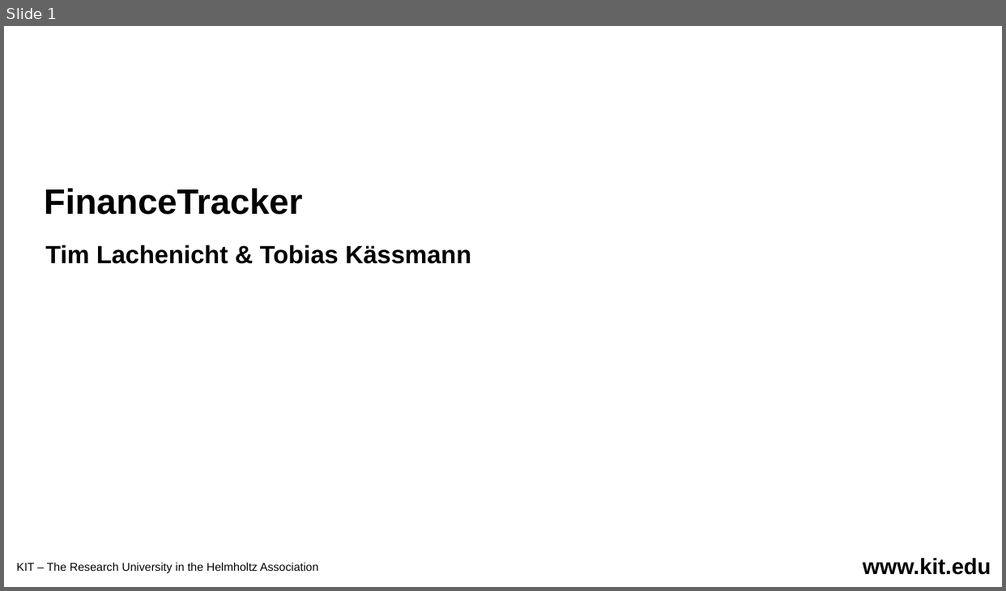
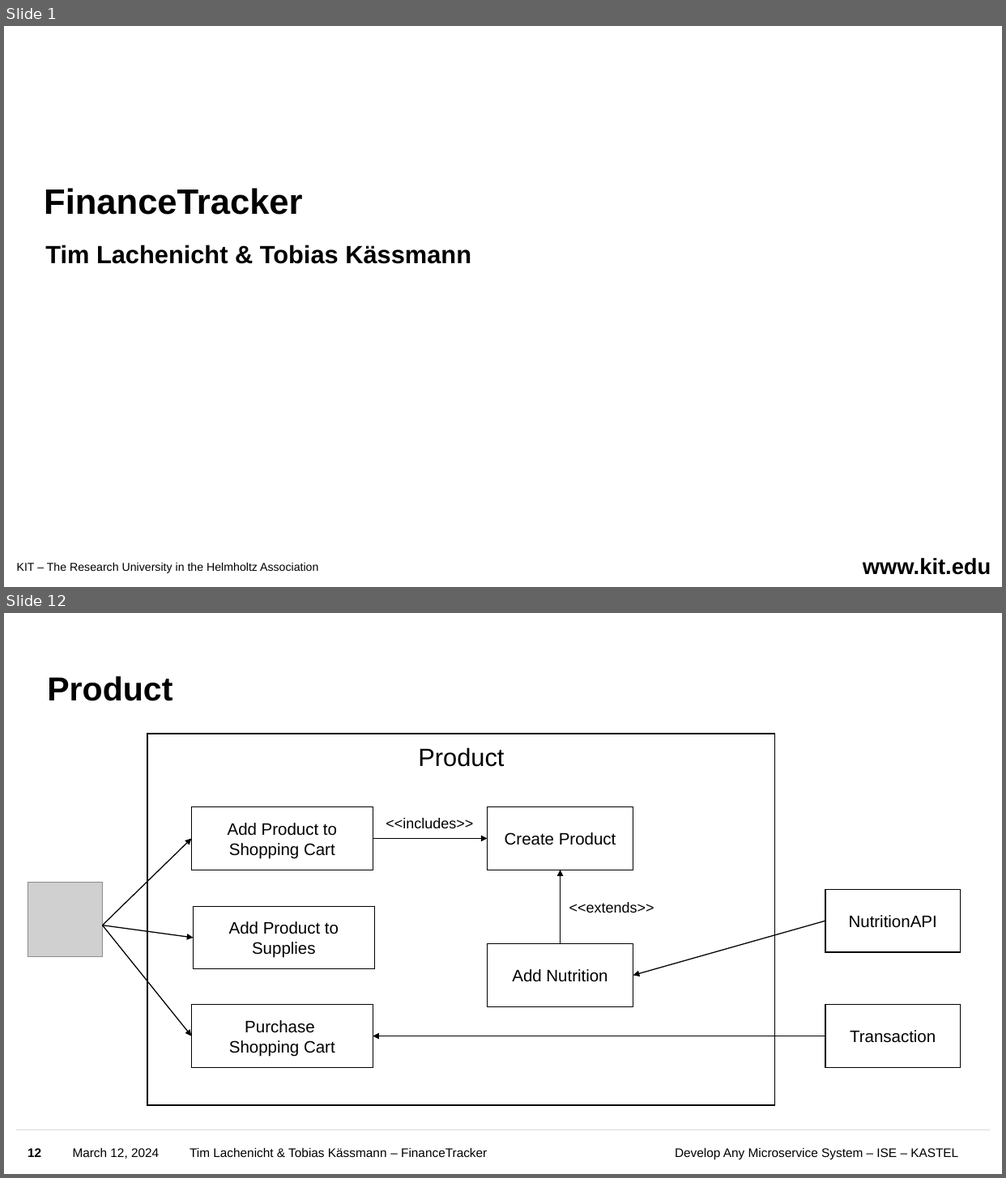
Before and after one commit to Uinyw/financetracker, a slide deck: Slides.pptx. Shown one above the other, each under a label of ours: slide 1 before the commit, slides 1 and 12 after it; the slides between them are not shown. The pictures are 1006x591 and 1006x1178 pixels, drawn with LibreOffice and Linux fonts; fonts in the diff are those of the drawing; grey boxes stand for pictures; background and template pictures are left out. Boxes give left, top, right and bottom in pixels: in the first picture for what was removed or moved away, otherwise in the second. Text is boxed around its words. In the diff, an @@ line names an element or a change of style, - is before the commit and + after.

```diff
--- a/Slides.pptx
+++ b/Slides.pptx
@@ slide 12 added at [4,613,1002,1174], background #FFFFFF @@
@@ title added at [47,676,172,701], 32 pt, text #000000, bold @@
+Product
@@ rectangle added at [147,734,775,1105], outline #000000 1 pt @@
@@ text added at [418,747,504,767], 24 pt, text #000000 @@
+Product
@@ rectangle added at [191,807,373,870], outline #000000 1 pt, 16 pt, text #000000 @@
+Add Product to Shopping Cart
@@ rectangle added at [488,807,633,870], outline #000000 1 pt, 16 pt, text #000000 @@
+Create Product
@@ text added at [386,818,473,828], 14 pt, text #000000 @@
+<<includes>>
@@ arrow added from (102, 925) to (191, 838), #000000 1 pt @@
@@ arrow added from (373, 838) to (488, 838), #000000 1 pt @@
@@ arrow added from (560, 944) to (560, 870), #000000 1 pt @@
@@ picture added at [27,883,102,957] @@
@@ text added at [569,902,654,913], 14 pt, text #000000 @@
+<<extends>>
@@ rectangle added at [825,890,960,953], outline #000000 1 pt, 16 pt, text #000000 @@
+NutritionAPI
@@ arrow added from (102, 925) to (194, 938), #000000 1 pt @@
@@ arrow added from (102, 925) to (191, 1037), #000000 1 pt @@
@@ rectangle added at [194,906,374,969], outline #000000 1 pt, 16 pt, text #000000 @@
+Add Product to Supplies
@@ arrow added from (825, 921) to (633, 975), #000000 1 pt @@
@@ rectangle added at [488,944,633,1007], outline #000000 1 pt, 16 pt, text #000000 @@
+Add Nutrition
@@ rectangle added at [191,1005,373,1068], outline #000000 1 pt, 16 pt, text #000000 @@
+Purchase
+Shopping Cart
@@ rectangle added at [825,1005,960,1068], outline #000000 1 pt, 16 pt, text #000000 @@
+Transaction
@@ arrow added from (825, 1037) to (373, 1037), #000000 1 pt @@
@@ line added from (16, 1131) to (991, 1131), #D9D9D9 1 pt @@
@@ page number added at [27,1148,41,1157], 12 pt, text #000000, bold @@
+12
@@ text added at [73,1148,159,1159], 12 pt, text #000000 @@
+March 12, 2024
@@ text added at [189,1148,487,1157], 12 pt, text #000000 @@
+Tim Lachenicht & Tobias Kässmann – FinanceTracker
@@ text added at [675,1148,958,1161], 12 pt, text #000000 @@
+Develop Any Microservice System – ISE – KASTEL
```
Also in this commit, not shown: 11 slides changed, 21 other slides added, 9 slides removed.
